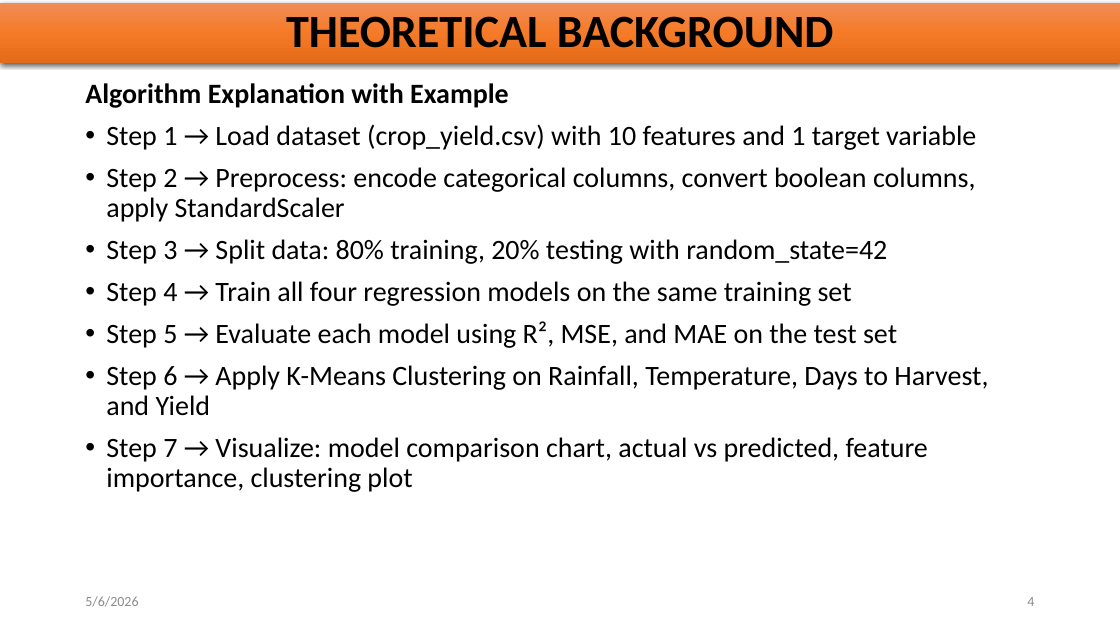
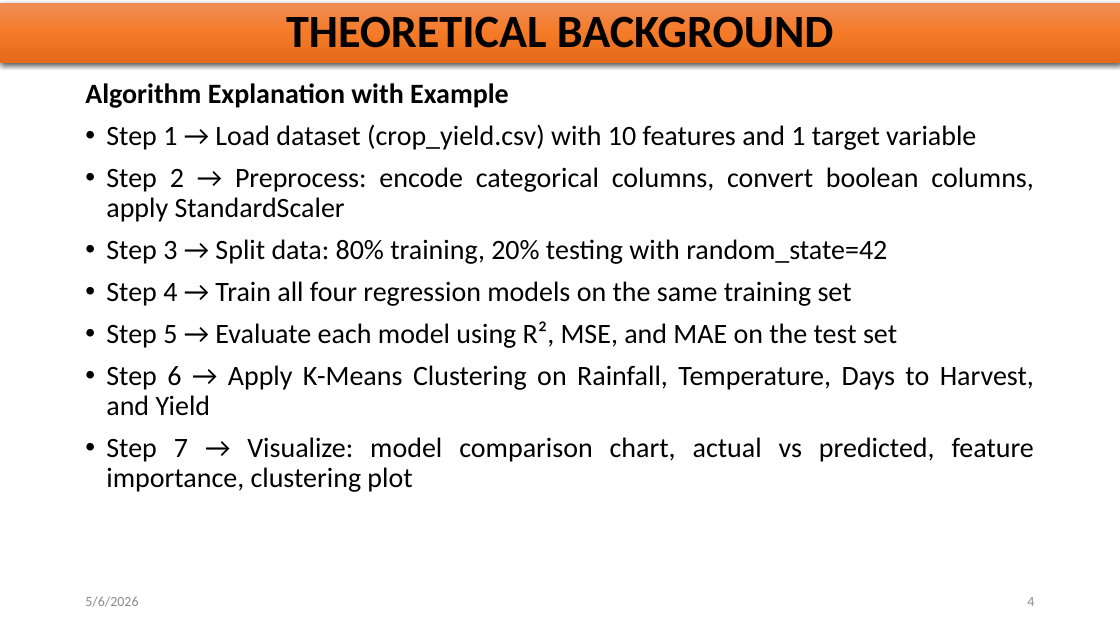
Before and after one commit to Devamalyaa/Smart-Agriculture-ML, a slide deck: slide 4 of ML_LAB_MINI_PPT_2117240030024.pptx. Drawn at 1120x630 pixels with LibreOffice and Linux fonts; fonts in the diff are those of the drawing. Boxes give left, top, right and bottom in pixels: in the first picture for what was removed or moved away, otherwise in the second. Text is boxed around its words. In the diff, an @@ line names an element or a change of style, - is before the commit and + after.

```diff
--- a/ML_LAB_MINI_PPT_2117240030024.pptx
+++ b/ML_LAB_MINI_PPT_2117240030024.pptx
@@ text "Algorithm Explanation with Example" at [85, 83, 1034, 492]: alignment left to justified @@
```
Also in this commit, not shown: 3 other slides changed.
